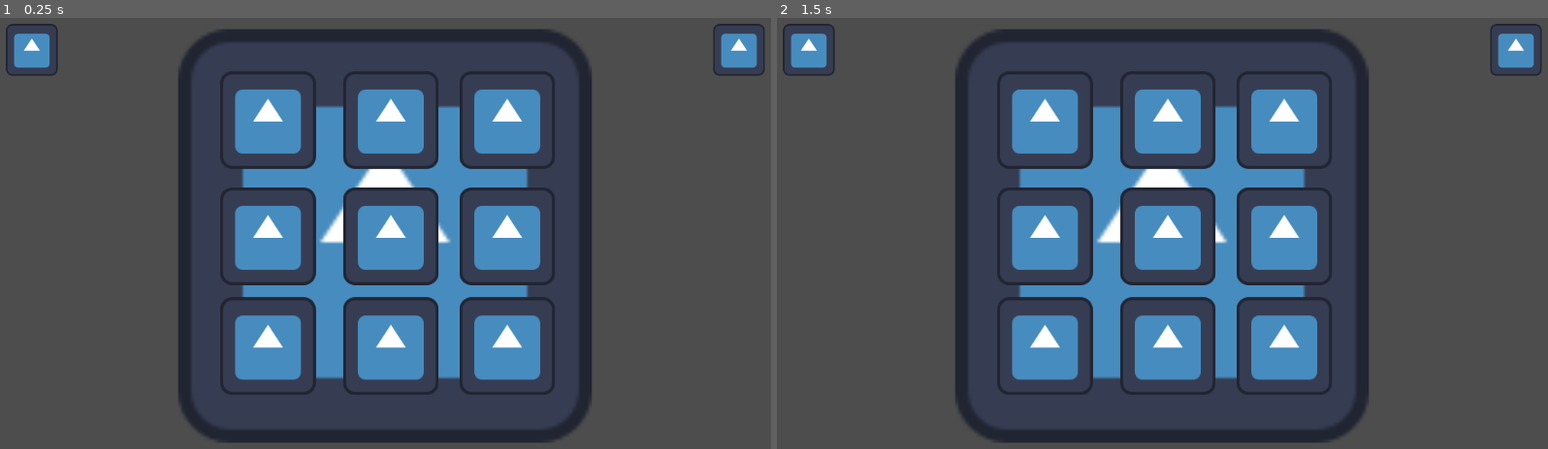
Above: before the commit, frames 1-2 (left to right).
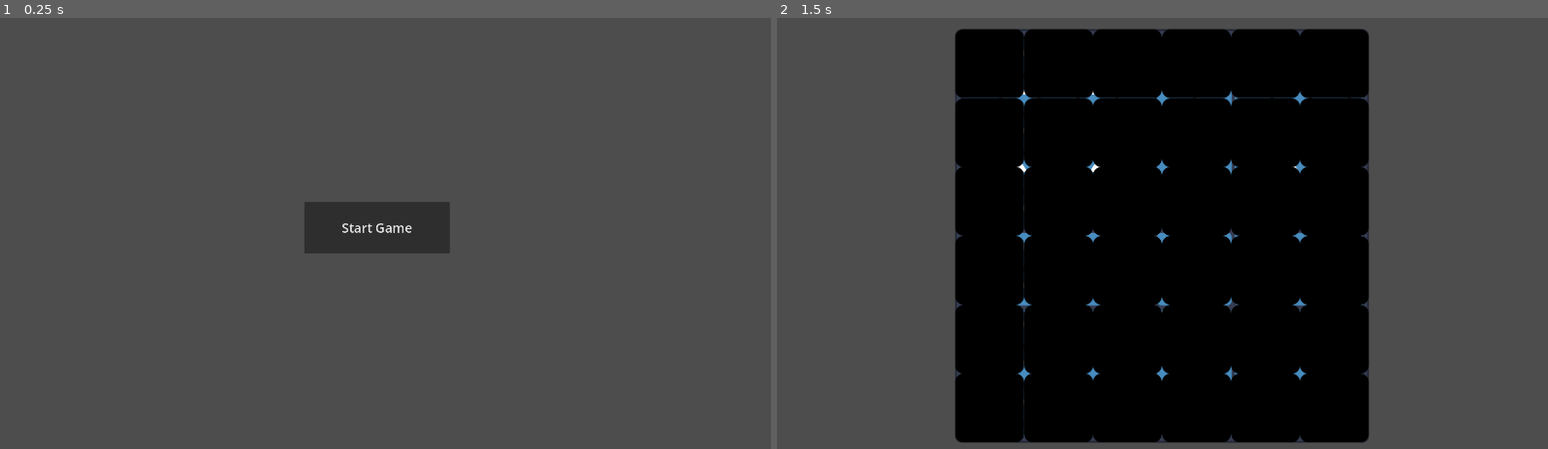
Above: after the commit, the same moments.

Repository: morfyy/4square
Game: Godot game, scene res://scenes/menu.tscn
Same seed, same stepped clock (60 frames per second), same inputs: the game is played once before the commit and once after it. Before the commit the project starts from res://scenes/mobile_test.tscn. The engine's default icon, where the game draws it, is replaced by a stand-in: a white triangle on a blue panel in a dark square.
Inputs (mouse positions are in pixels of both pictures, inside the frame that each line leads up to):
- Up to frame 1 (0.25 s): no input
- Up to frame 2 (1.5 s): click (1154, 229) at 0.5 s, where only the run after the commit has a clickable "Start Game"; click (1046, 121) at 1.27 s

The runs differ from the first frame. In frame 1, 29% of the frame differs, in the area x 0-100%, y 1-99%; in frame 2, 52%.

Commit message:
feat: Add menu

Diff:
--- a/project.godot
+++ b/project.godot
@@ -11,7 +11,7 @@
 [application]
 
 config/name="4square"
-run/main_scene="res://scenes/mobile_test.tscn"
+run/main_scene="uid://bacqspgtut543"
 config/features=PackedStringArray("4.5", "GL Compatibility")
 config/icon="res://icon.svg"
 
--- a/scenes/game.gd
+++ b/scenes/game.gd
@@ -1,2 +1,8 @@
 extends Control
 class_name Game
+
+@onready var board:Board = $board/Board
+
+
+func create(gridsize:Vector2i) -> void:
+	board.generate(gridsize)
--- /dev/null
+++ b/scenes/menu.gd
@@ -0,0 +1,12 @@
+extends Control
+
+var game:PackedScene = preload("res://scenes/game.tscn")
+
+
+
+
+func _on_start_pressed() -> void:
+	var new_game:Game = game.instantiate()
+	get_tree().root.add_child(new_game)
+	new_game.create(Vector2i(6,6))
+	hide()
--- /dev/null
+++ b/scenes/menu.tscn
@@ -0,0 +1,41 @@
+[gd_scene load_steps=3 format=3 uid="uid://bacqspgtut543"]
+
+[ext_resource type="Script" uid="uid://cjjbk6pb8y25f" path="res://scenes/menu.gd" id="1_vjb58"]
+[ext_resource type="Script" uid="uid://d38n3go2r0oya" path="res://custom_nodes/mobile_control.gd" id="1_yqeox"]
+
+[node name="Menu" type="Control"]
+layout_mode = 3
+anchors_preset = 15
+anchor_right = 1.0
+anchor_bottom = 1.0
+grow_horizontal = 2
+grow_vertical = 2
+script = ExtResource("1_vjb58")
+
+[node name="MobileControl" type="Control" parent="."]
+layout_mode = 1
+anchors_preset = 8
+anchor_left = 0.5
+anchor_top = 0.5
+anchor_right = 0.5
+anchor_bottom = 0.5
+offset_left = -20.0
+offset_top = -20.0
+offset_right = -20.0
+offset_bottom = -20.0
+grow_horizontal = 2
+grow_vertical = 2
+script = ExtResource("1_yqeox")
+metadata/_custom_type_script = "uid://d38n3go2r0oya"
+
+[node name="start" type="Button" parent="MobileControl"]
+layout_mode = 0
+offset_left = -180.0
+offset_top = -64.0
+offset_right = 180.0
+offset_bottom = 64.0
+theme_override_font_sizes/font_size = 32
+text = "Start Game
+"
+
+[connection signal="pressed" from="MobileControl/start" to="." method="_on_start_pressed"]
Not shown, added: scenes/menu.gd.uid
